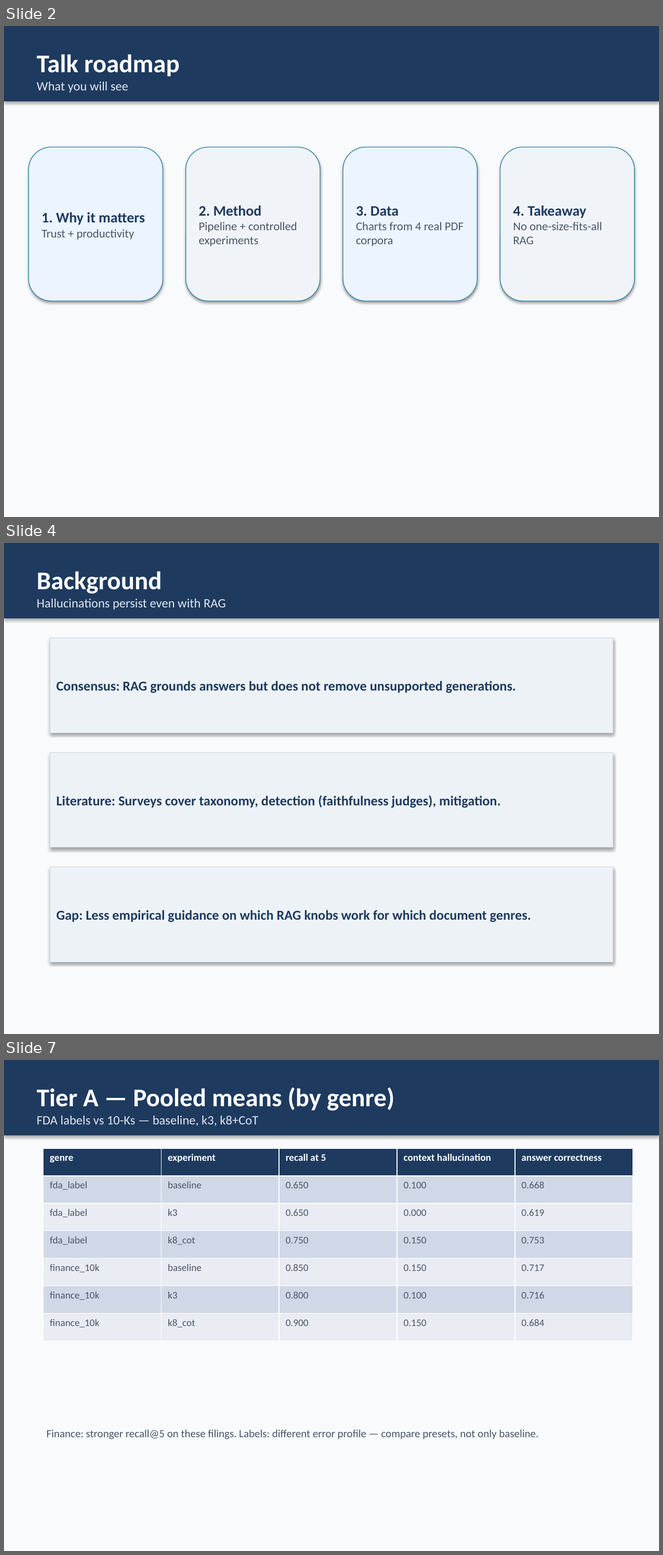
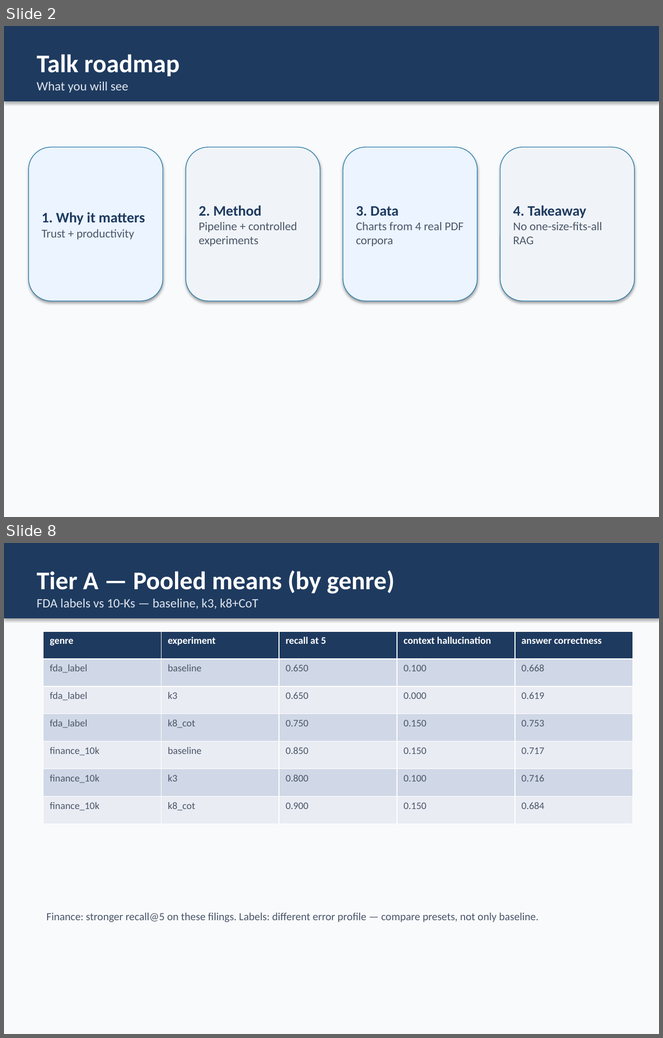
Before and after one commit to TrevorConnolly/FinanceQAHallucinations, a slide deck: outputs/presentation/RAG_Hallucination_Capstone.pptx. Shown one above the other, each under a label of ours: slides 2, 4 and 7 before the commit, slides 2 and 8 after it; the slides between them are not shown. The pictures are 663x1555 and 663x1038 pixels, drawn with LibreOffice and Linux fonts; fonts in the diff are those of the drawing. Boxes give left, top, right and bottom in pixels: in the first picture for what was removed or moved away, otherwise in the second. Text is boxed around its words. In the diff, an @@ line names an element or a change of style, - is before the commit and + after.

```diff
--- a/outputs/presentation/RAG_Hallucination_Capstone.pptx
+++ b/outputs/presentation/RAG_Hallucination_Capstone.pptx
@@ slide 4 removed at (4,543,659,1034), background #F8FAFC @@
@@ rectangle removed at (4,543,659,618) @@
-Background
-Hallucinations persist even with RAG
@@ rectangle removed at (50,638,613,733) @@
-Consensus: RAG grounds answers but does not remove unsupported generations.
@@ rectangle removed at (50,753,613,848) @@
-Literature: Surveys cover taxonomy, detection (faithfulness judges), mitigation.
@@ rectangle removed at (50,867,613,962) @@
-Gap: Less empirical guidance on which RAG knobs work for which document genres.
@@ what was slide 7 is now slide 8 @@
```
Also in this commit, not shown: 2 slides changed, 4 slides added, 2 other slides removed, 1 other file.
